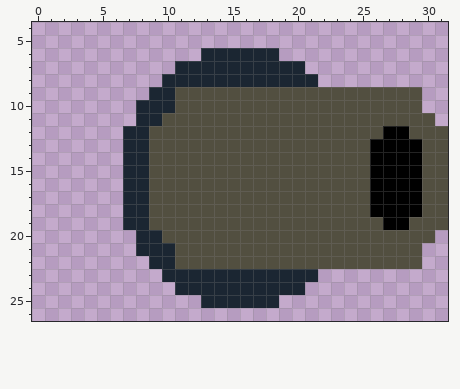
Pixel-art sprite, stored at assets/canon.png. Above: the version before the commit.
The file is 32x32 pixels. Shown: x 0..31, y 4..26.
The result:
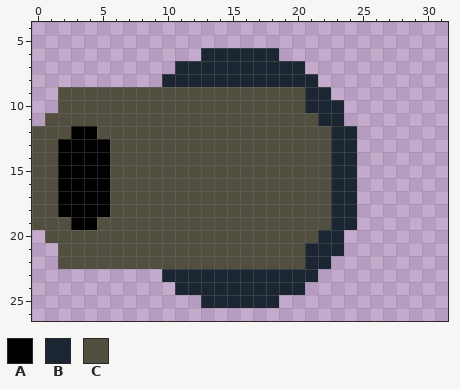
Palette (. is transparent): A #000000  B #1b2632  C #524f40
The edit:
@@ x 0..31 @@
  8 ..........BBBBBBBBBBBB..........
- 9 .........BBCCCCCCCCCCCCCCCCCCC..
-10 ........BBBCCCCCCCCCCCCCCCCCCC..
-11 ........BBCCCCCCCCCCCCCCCCCCCCC.
-12 .......BBCCCCCCCCCCCCCCCCCCAACCC
-13 .......BBCCCCCCCCCCCCCCCCCAAAACC
-14 .......BBCCCCCCCCCCCCCCCCCAAAACC
-15 .......BBCCCCCCCCCCCCCCCCCAAAACC
-16 .......BBCCCCCCCCCCCCCCCCCAAAACC
-17 .......BBCCCCCCCCCCCCCCCCCAAAACC
-18 .......BBCCCCCCCCCCCCCCCCCAAAACC
-19 .......BBCCCCCCCCCCCCCCCCCCAACCC
-20 ........BBCCCCCCCCCCCCCCCCCCCCC.
-21 ........BBBCCCCCCCCCCCCCCCCCCC..
-22 .........BBCCCCCCCCCCCCCCCCCCC..
+ 9 ..CCCCCCCCCCCCCCCCCCCBB.........
+10 ..CCCCCCCCCCCCCCCCCCCBBB........
+11 .CCCCCCCCCCCCCCCCCCCCCBB........
+12 CCCAACCCCCCCCCCCCCCCCCCBB.......
+13 CCAAAACCCCCCCCCCCCCCCCCBB.......
+14 CCAAAACCCCCCCCCCCCCCCCCBB.......
+15 CCAAAACCCCCCCCCCCCCCCCCBB.......
+16 CCAAAACCCCCCCCCCCCCCCCCBB.......
+17 CCAAAACCCCCCCCCCCCCCCCCBB.......
+18 CCAAAACCCCCCCCCCCCCCCCCBB.......
+19 CCCAACCCCCCCCCCCCCCCCCCBB.......
+20 .CCCCCCCCCCCCCCCCCCCCCBB........
+21 ..CCCCCCCCCCCCCCCCCCCBBB........
+22 ..CCCCCCCCCCCCCCCCCCCBB.........
 23 ..........BBBBBBBBBBBB..........
Changed places in both pictures, as pixel boxes (x1, y1, x2, y2):
changed: (32, 87, 175, 269)
changed: (305, 87, 448, 269)
